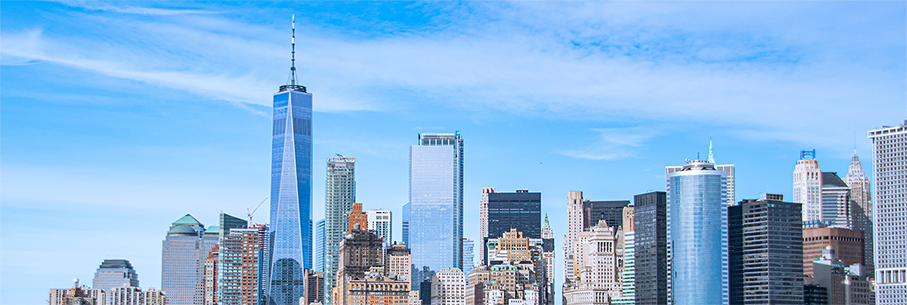
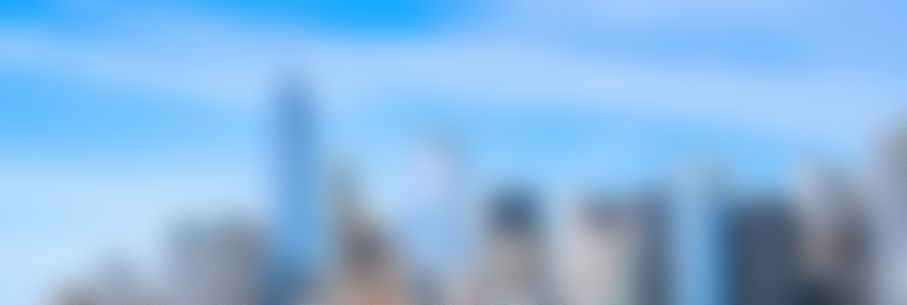
Layers edited between the first and the second 907 × 305 image:
showed "low" over [0, 0, 907, 305]
